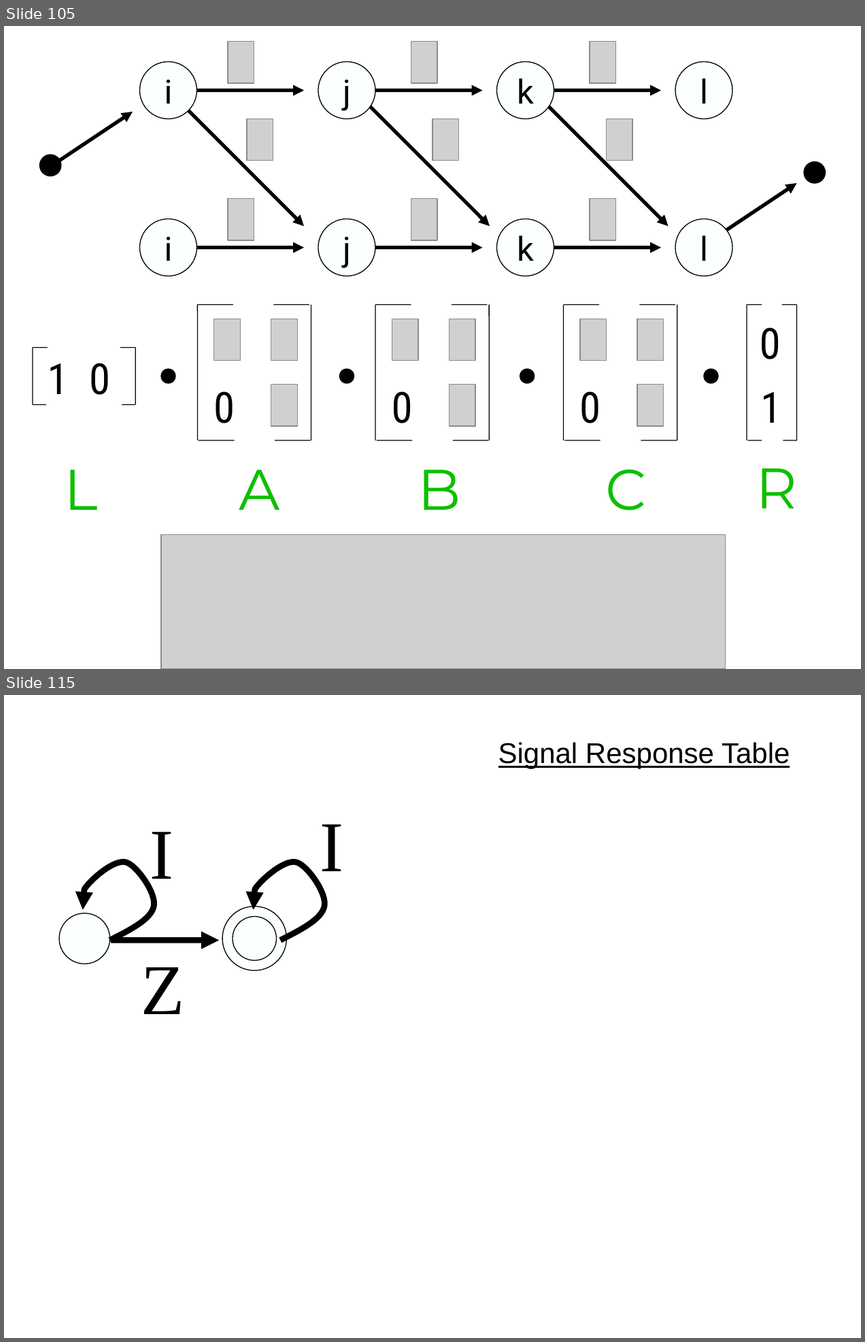
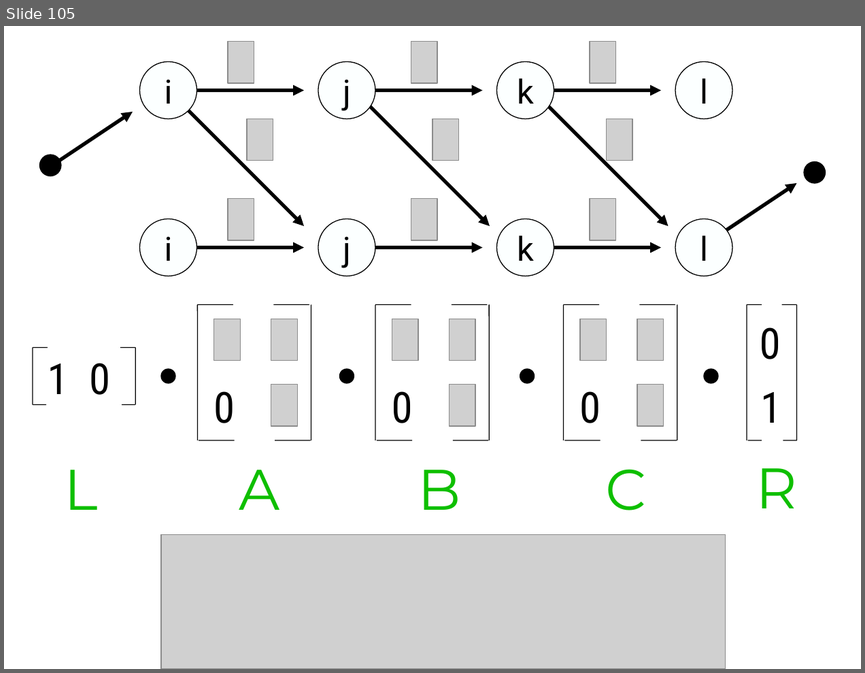
Before and after one commit to gcross/QC-Talks, a slide deck: GeneralExam/WeaponsOfMassSimulation.odp. Shown one above the other, each under a label of ours: slides 105 and 115 before the commit, slide 105 after it; the slides between them are not shown. The pictures are 865x1342 and 865x673 pixels, drawn with LibreOffice and Linux fonts; fonts in the diff are those of the drawing; grey boxes stand for pictures; background and template pictures are left out. Boxes give left, top, right and bottom in pixels: in the first picture for what was removed or moved away, otherwise in the second. Text is boxed around its words. In the diff, an @@ line names an element or a change of style, - is before the commit and + after.

```diff
--- a/GeneralExam/WeaponsOfMassSimulation.odp
+++ b/GeneralExam/WeaponsOfMassSimulation.odp
@@ slide 115 removed at (4, 695, 861, 1338), background picture (left out) @@
@@ text removed at (498, 742, 789, 769) @@
-Signal Response Table
@@ text removed at (150, 832, 174, 892) @@
-I
@@ text removed at (320, 824, 343, 885) @@
-I
@@ freeform shape removed at (82, 859, 156, 940) @@
@@ freeform shape removed at (252, 859, 327, 940) @@
@@ ellipse removed at (59, 913, 109, 964) @@
@@ ellipse removed at (222, 906, 287, 971) @@
@@ ellipse removed at (232, 916, 277, 960) @@
@@ arrow removed from (111, 940) to (219, 940) @@
@@ text removed at (141, 967, 185, 1014) @@
-Z
```
Also in this commit, not shown: 1 slide changed, 1 slide added, 28 other slides removed.
